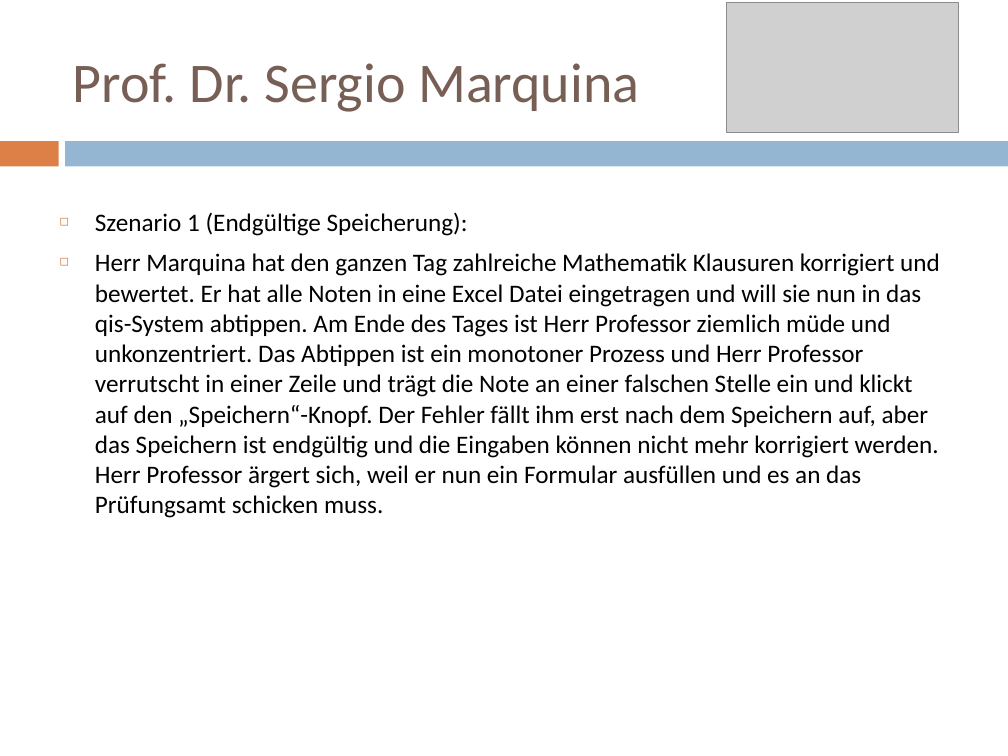
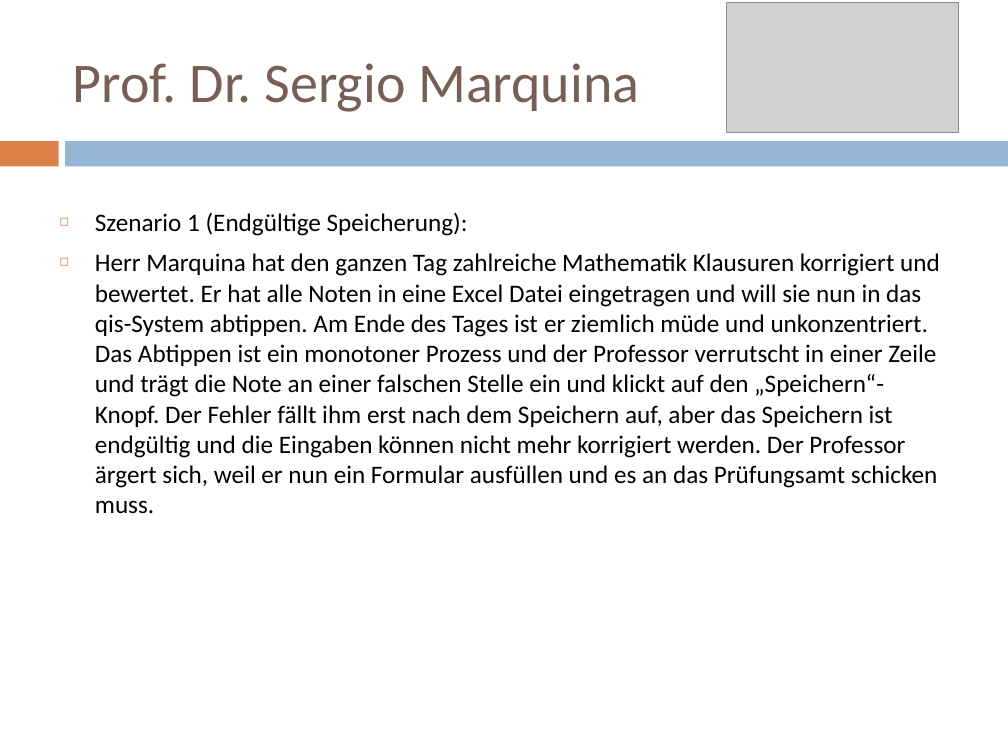
Before and after one commit to SimonHofmeister1992/HCI_OTH_APP, a slide deck: slide 3 of 01_Verstehen_und_Festlegen_des_Nutzungskontext/Sekretariat/Personas_Template_UX.pptx. Drawn at 1008x756 pixels with LibreOffice and Linux fonts; fonts in the diff are those of the drawing; grey boxes stand for pictures. Boxes give left, top, right and bottom in pixels: in the first picture for what was removed or moved away, otherwise in the second. Text is boxed around its words. In the diff, an @@ line names an element or a change of style, - is before the commit and + after.

```diff
--- a/01_Verstehen_und_Festlegen_des_Nutzungskontext/Sekretariat/Personas_Template_UX.pptx
+++ b/01_Verstehen_und_Festlegen_des_Nutzungskontext/Sekretariat/Personas_Template_UX.pptx
@@ text at bbox=[95, 253, 940, 514]: text changed @@
-◻ Herr Marquina hat den ganzen Tag zahlreiche Mathematik Klausuren korrigiert und bewertet. Er hat alle Noten in eine Excel Datei eingetragen und will sie nun in das qis-System abtippen. Am Ende des Tages ist Herr Professor ziemlich müde und unkonzentriert. Das Abtippen ist ein monotoner Prozess und Herr Professor verrutscht in einer Zeile und trägt die Note an einer falschen Stelle ein und klickt auf den „Speichern“-Knopf. Der Fehler fällt ihm erst nach dem Speichern auf, aber das Speichern ist endgültig und die Eingaben können nicht mehr korrigiert werden. Herr Professor ärgert sich, weil er nun ein Formular ausfüllen und es an das Prüfungsamt schicken muss.
+◻ Herr Marquina hat den ganzen Tag zahlreiche Mathematik Klausuren korrigiert und bewertet. Er hat alle Noten in eine Excel Datei eingetragen und will sie nun in das qis-System abtippen. Am Ende des Tages ist er ziemlich müde und unkonzentriert. Das Abtippen ist ein monotoner Prozess und der Professor verrutscht in einer Zeile und trägt die Note an einer falschen Stelle ein und klickt auf den „Speichern“-Knopf. Der Fehler fällt ihm erst nach dem Speichern auf, aber das Speichern ist endgültig und die Eingaben können nicht mehr korrigiert werden. Der Professor ärgert sich, weil er nun ein Formular ausfüllen und es an das Prüfungsamt schicken muss.
```
Also in this commit, not shown: 4 other slides changed, 33 other files.
